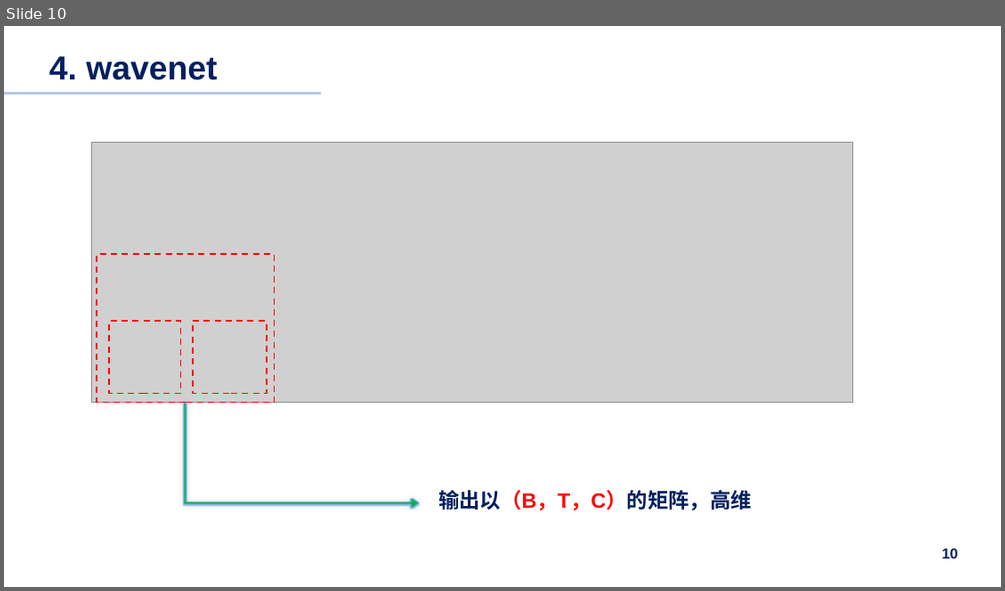
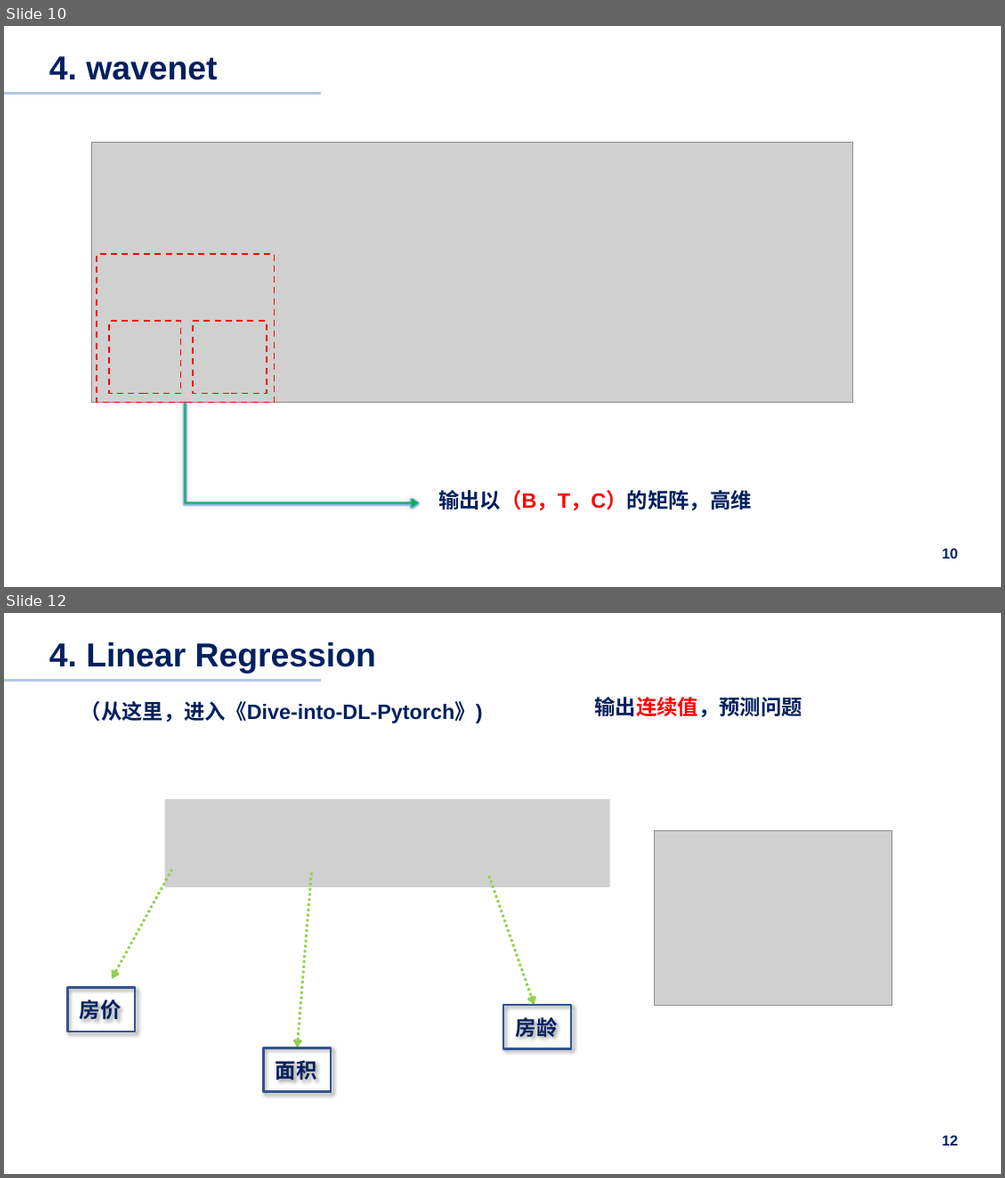
Before and after one commit to pilipala5/Neural-Network-from-zero-to-hero, a slide deck: Summary.pptx. Shown one above the other, each under a label of ours: slide 10 before the commit, slides 10 and 12 after it; the slides between them are not shown. The pictures are 1005x591 and 1005x1178 pixels, drawn with LibreOffice and Linux fonts; fonts in the diff are those of the drawing; grey boxes stand for pictures. Boxes give left, top, right and bottom in pixels: in the first picture for what was removed or moved away, otherwise in the second. Text is boxed around its words. In the diff, an @@ line names an element or a change of style, - is before the commit and + after.

```diff
--- a/Summary.pptx
+++ b/Summary.pptx
@@ slide 12 added at [4, 613, 1001, 1174], background #FFFFFF @@
@@ text added at [43, 642, 256, 672], 32 pt, text #FFFFFF, bold @@
+  1.1染研究意义
@@ title added at [49, 642, 376, 673], 32 pt, text #002060, bold @@
+4. Linear Regression
@@ line added from (4, 681) to (321, 681), #B4C7E7 2.5 pt @@
@@ text added at [81, 701, 483, 723], 20 pt, text #002060, bold @@
+（从这里，进入《Dive-into-DL-Pytorch》)
@@ text added at [594, 697, 802, 717], 20 pt, text #002060, bold @@
+输出连续值，预测问题
@@ picture added at [654, 830, 891, 1004] @@
@@ group added at [67, 799, 610, 1093]: 3 arrows, 3 rectangles, 1 picture @@
+房价
+面积
+房龄
@@ page number added at [942, 1135, 958, 1145], 14 pt, text #002060, bold @@
+12
```
Also in this commit, not shown: 1 other slide added, 10 other files.
